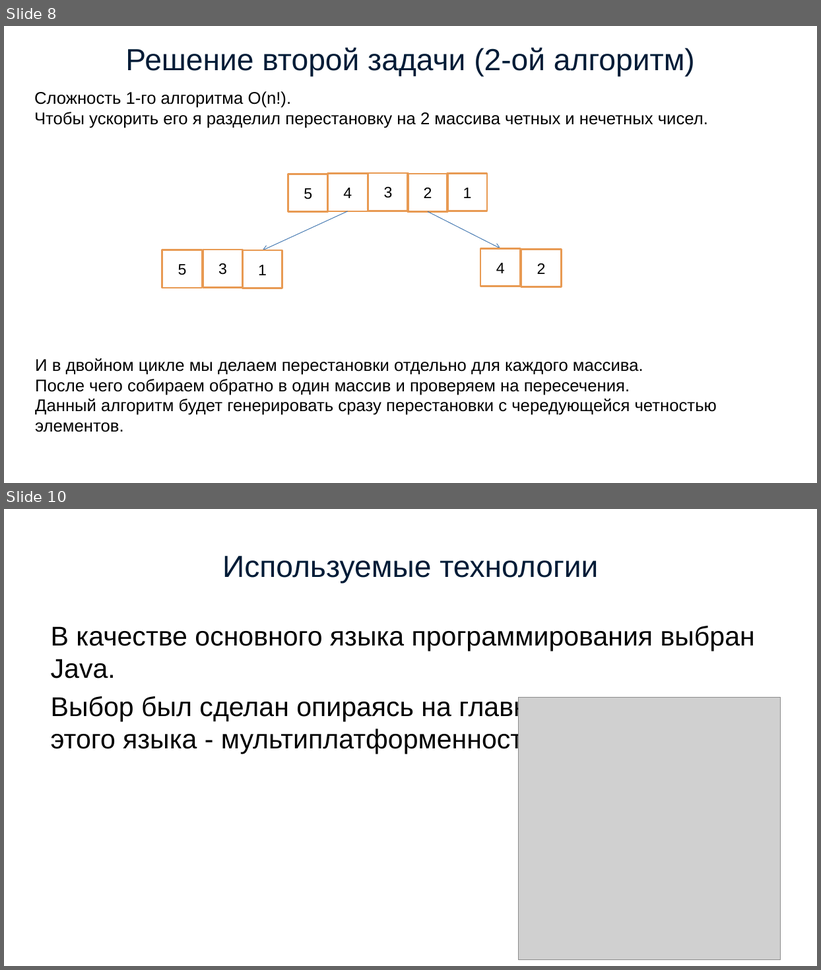
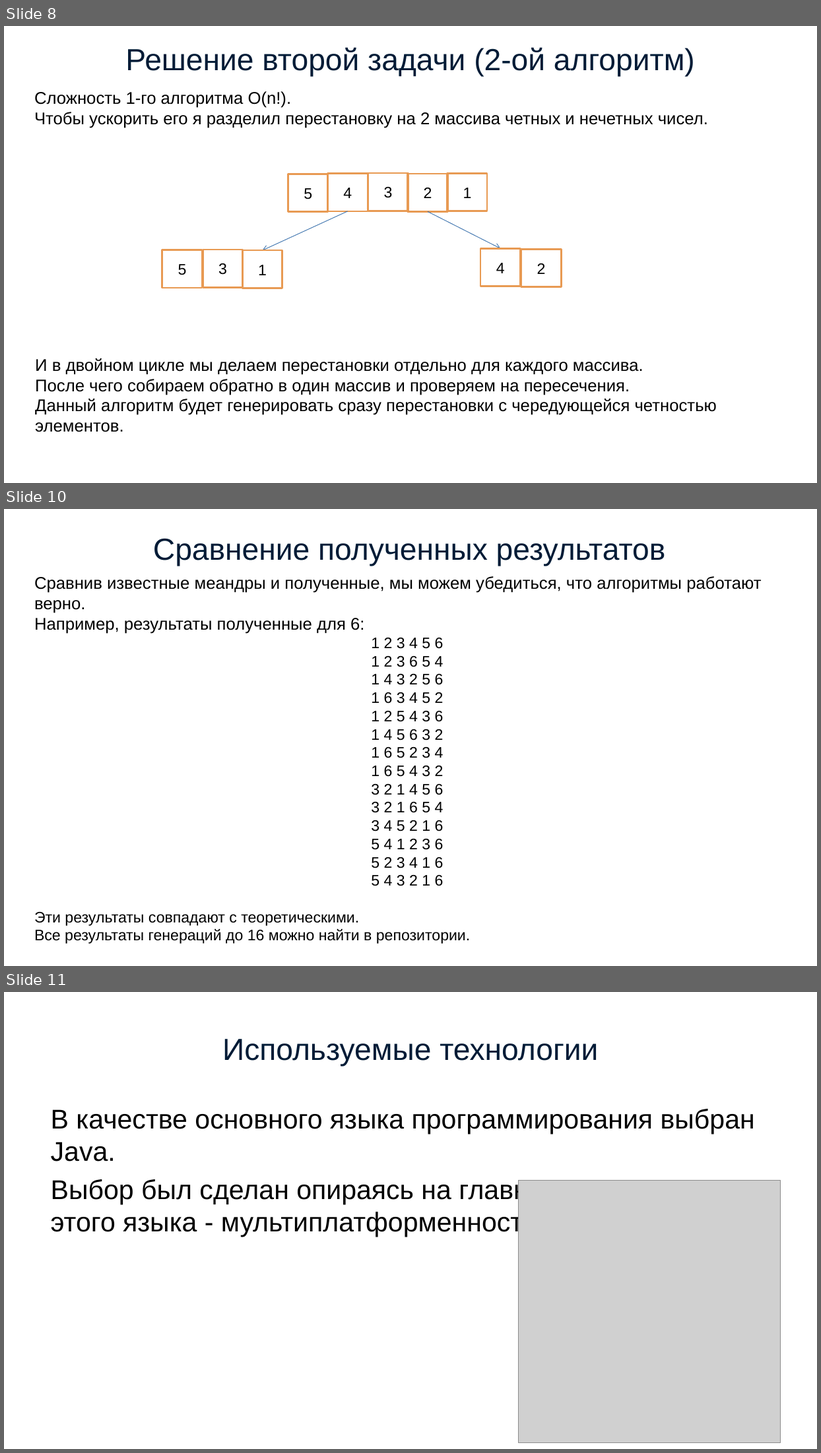
Before and after one commit to simonvar/Meanders, a slide deck: documents/presentation.pptx. Shown one above the other, each under a label of ours: slides 8 and 10 before the commit, slides 8, 10 and 11 after it; the slides between them are not shown. The pictures are 821x970 and 821x1453 pixels, drawn with LibreOffice and Linux fonts; fonts in the diff are those of the drawing; grey boxes stand for pictures. Boxes give left, top, right and bottom in pixels: in the first picture for what was removed or moved away, otherwise in the second. Text is boxed around its words. In the diff, an @@ line names an element or a change of style, - is before the commit and + after.

```diff
--- a/documents/presentation.pptx
+++ b/documents/presentation.pptx
@@ slide 10 added at (4, 509, 817, 966), background #FFFFFF @@
@@ title added at (153, 538, 666, 566), 36 pt, text #001B36 @@
+Сравнение полученных результатов
@@ text added at (34, 576, 761, 944), 18 pt, text #000000 @@
+Сравнив известные меандры и полученные, мы можем убедиться, что алгоритмы работают верно.
+Например, результаты полученные для 6:
+1 2 3 4 5 6
+1 2 3 6 5 4
+1 4 3 2 5 6
+1 6 3 4 5 2
+1 2 5 4 3 6
+1 4 5 6 3 2
+1 6 5 2 3 4
+1 6 5 4 3 2
+3 2 1 4 5 6
+3 2 1 6 5 4
+3 4 5 2 1 6
+5 4 1 2 3 6
+5 2 3 4 1 6
+5 4 3 2 1 6
+Эти результаты совпадают с теоретическими.
+Все результаты генераций до 16 можно найти в репозитории.
@@ what was slide 10 is now slide 11 @@
```
Also in this commit, not shown: 1 slide changed, 1 other file.
